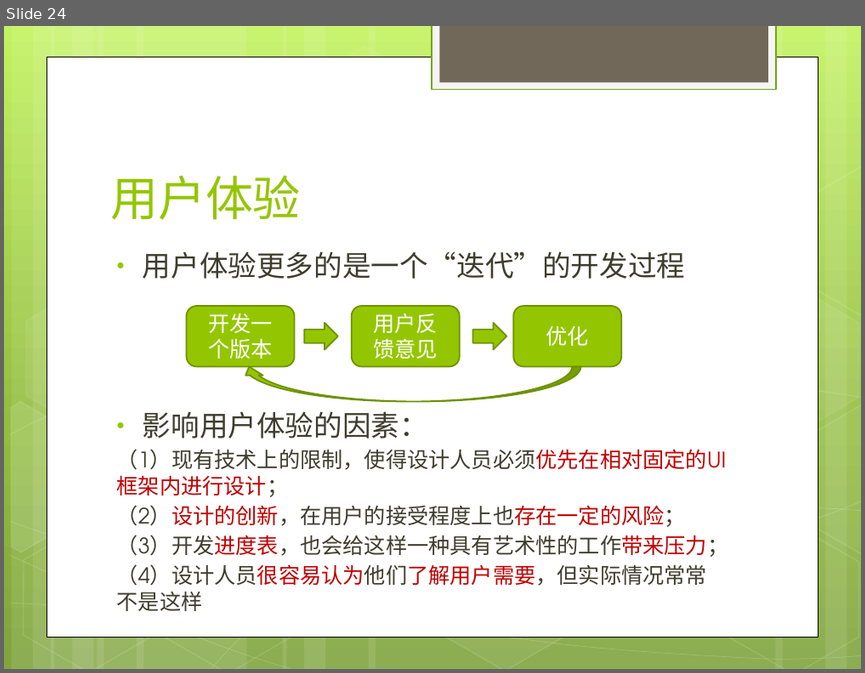
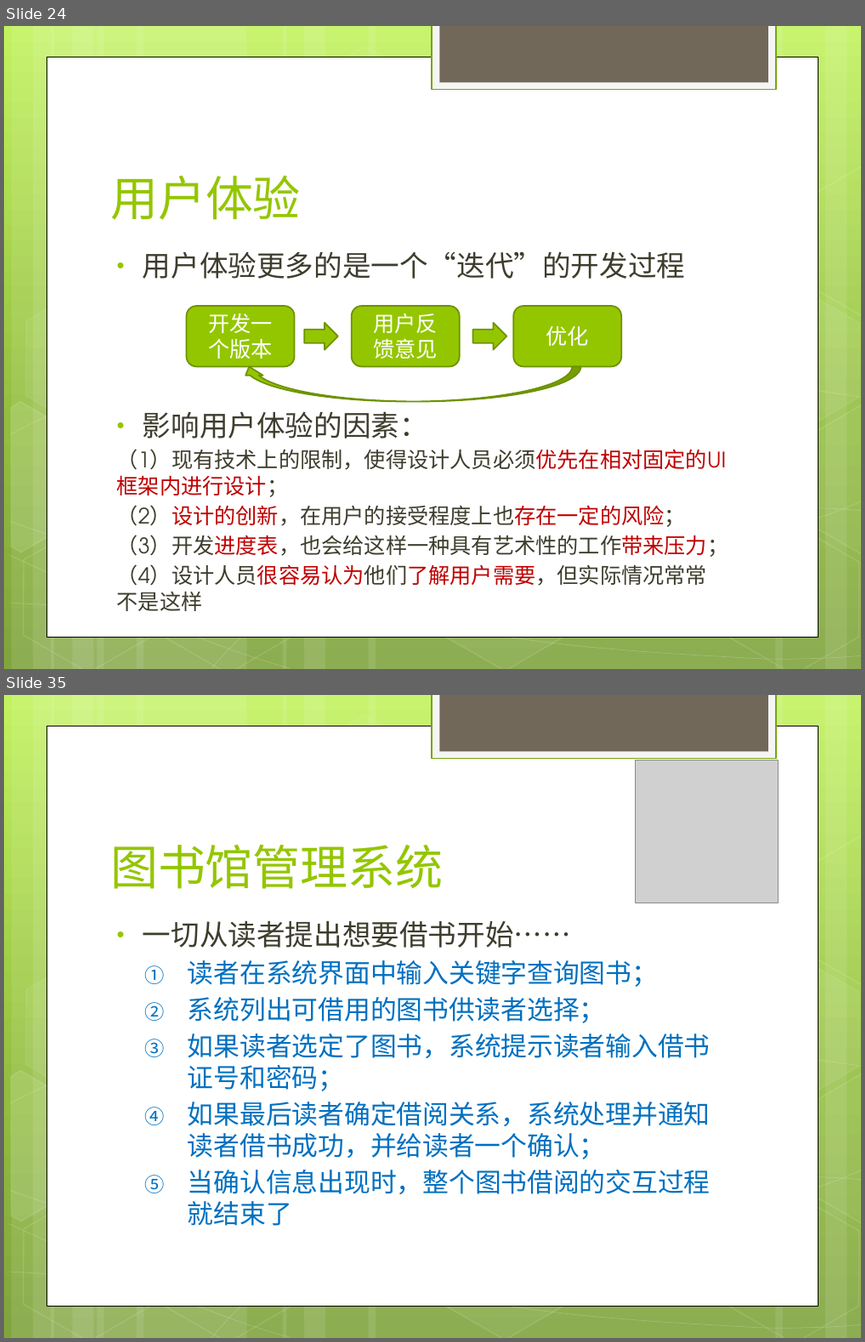
Before and after one commit to willianlam/Classes, a slide deck: 交互设计基础/课件/第5讲 界面设计.pptx. Shown one above the other, each under a label of ours: slide 24 before the commit, slides 24 and 35 after it; the slides between them are not shown. The pictures are 865x673 and 865x1342 pixels, drawn with LibreOffice and Linux fonts; fonts in the diff are those of the drawing; grey boxes stand for pictures. Boxes give left, top, right and bottom in pixels: in the first picture for what was removed or moved away, otherwise in the second. Text is boxed around its words. In the diff, an @@ line names an element or a change of style, - is before the commit and + after.

```diff
--- a/交互设计基础/课件/第5讲 界面设计.pptx
+++ b/交互设计基础/课件/第5讲 界面设计.pptx
@@ slide 35 added at [4,695,861,1338], background gradient #C3F35F to #93BF3F to #81A53E; not listed: 31 template elements that a slide beside it also shows @@
@@ picture added at [635,760,778,903] @@
@@ title added at [110,845,443,889], 40 pt, text #94C600 @@
+图书馆管理系统
@@ text added at [143,920,710,1225], 22 pt, text #0070C0 @@
+• 一切从读者提出想要借书开始……
+  1. 读者在系统界面中输入关键字查询图书；
+  2. 系统列出可借用的图书供读者选择；
+  3. 如果读者选定了图书，系统提示读者输入借书证号和密码；
+  4. 如果最后读者确定借阅关系，系统处理并通知读者借书成功，并给读者一个确认；
+  5. 当确认信息出现时，整个图书借阅的交互过程就结束了
```
Also in this commit, not shown: 1 slide changed, 16 other slides added, 3 other files.
